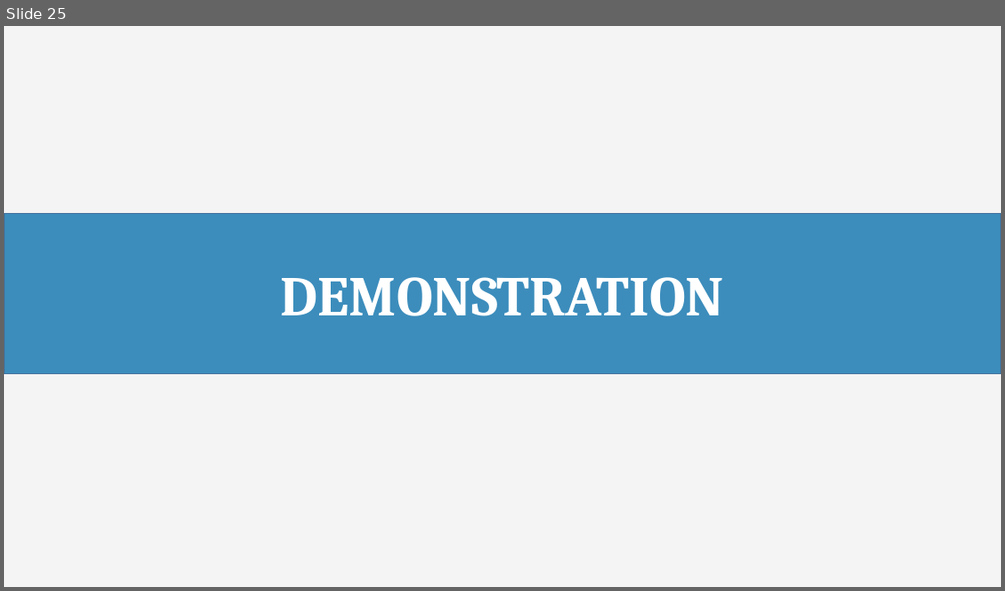
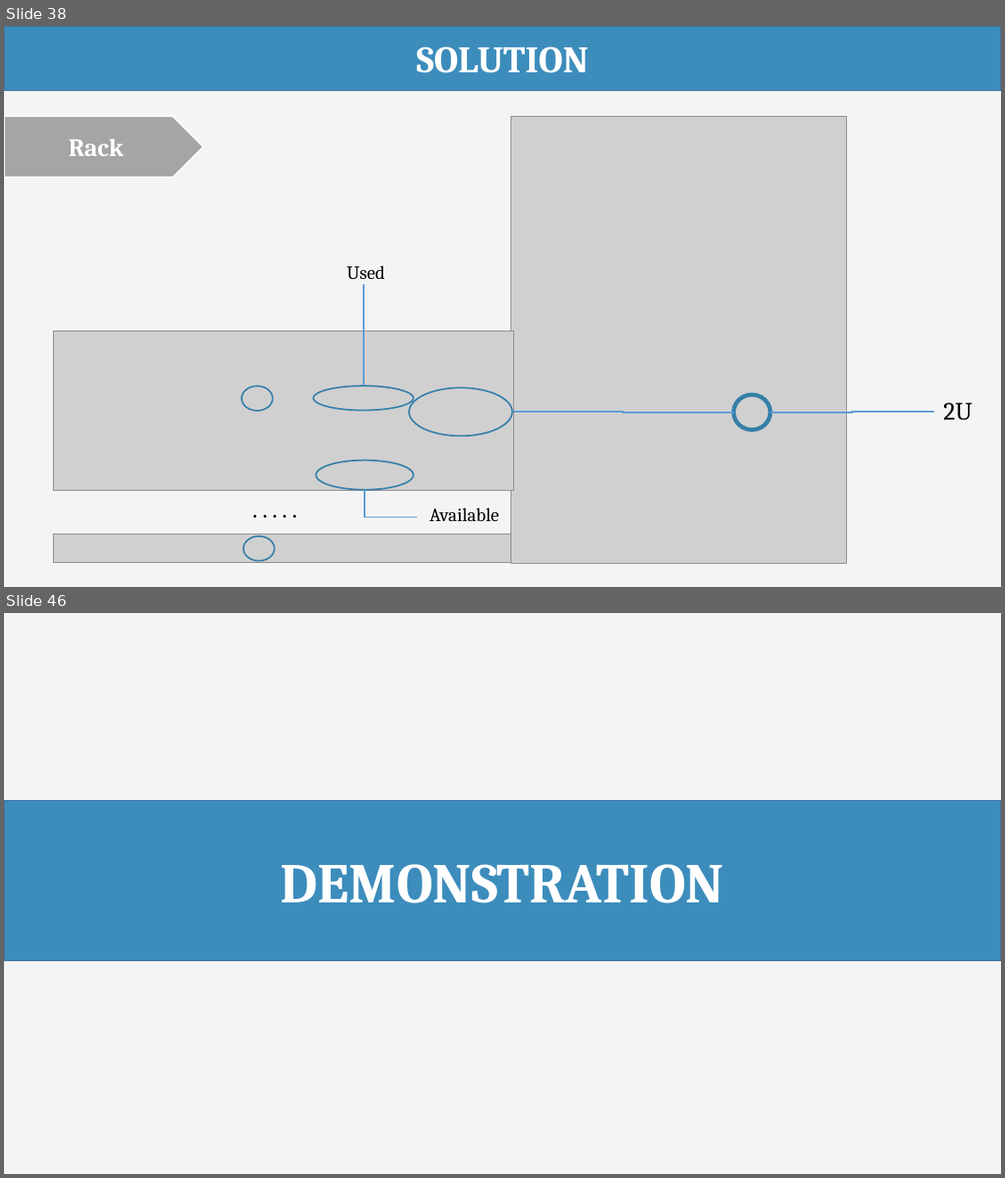
Before and after one commit to haltt051093/IMS-datacenter, a slide deck: Document/Presentation/IMS_20160407_Presentation.pptx. Shown one above the other, each under a label of ours: slide 25 before the commit, slides 38 and 46 after it; the slides between them are not shown. The pictures are 1005x591 and 1005x1178 pixels, drawn with LibreOffice and Linux fonts; fonts in the diff are those of the drawing; grey boxes stand for pictures. Boxes give left, top, right and bottom in pixels: in the first picture for what was removed or moved away, otherwise in the second. Text is boxed around its words. In the diff, an @@ line names an element or a change of style, - is before the commit and + after.

```diff
--- a/Document/Presentation/IMS_20160407_Presentation.pptx
+++ b/Document/Presentation/IMS_20160407_Presentation.pptx
@@ slide 38 added at bbox=[4, 26, 1001, 587], background #F4F4F4 @@
@@ rectangle added at bbox=[4, 26, 1001, 90], fill #3C8DBC, outline #43739E 1 pt, 36 pt, text #FFFFFF, bold @@
+SOLUTION
@@ pentagon arrow added at bbox=[4, 117, 203, 178], fill #A5A5A5, outline #FFFFFF 1.5 pt, 24 pt, text #FFFFFF, bold @@
+Rack
@@ picture added at bbox=[511, 117, 846, 563] @@
@@ text added at bbox=[347, 265, 385, 279], 18 pt, text #000000 @@
+Used
@@ elbow line added from (364, 386) to (364, 285), #5B9BD5 1.5 pt @@
@@ picture added at bbox=[54, 330, 514, 490] @@
@@ ellipse added at bbox=[242, 386, 273, 410], outline #367FA9 1.5 pt @@
@@ ellipse added at bbox=[314, 386, 413, 410], outline #367FA9 1.5 pt @@
@@ ellipse added at bbox=[409, 388, 512, 435], outline #367FA9 1.5 pt @@
@@ ellipse added at bbox=[734, 394, 770, 430], outline #367FA9 4 pt @@
@@ elbow line added from (512, 412) to (734, 412), #5B9BD5 1.5 pt @@
@@ elbow line added from (770, 412) to (934, 412), #5B9BD5 1.5 pt @@
@@ text added at bbox=[943, 402, 971, 420], 24 pt, text #000000 @@
+2U
@@ ellipse added at bbox=[316, 459, 413, 489], outline #367FA9 1.5 pt @@
@@ text added at bbox=[234, 491, 316, 540], 24 pt, text #000000 @@
+. . . . .
@@ elbow line added from (364, 490) to (418, 517), #5B9BD5 1.5 pt @@
@@ text added at bbox=[429, 507, 499, 521], 18 pt, text #000000 @@
+Available
@@ picture added at bbox=[53, 534, 511, 562] @@
@@ ellipse added at bbox=[243, 536, 275, 561], outline #367FA9 1.5 pt @@
@@ what was slide 25 is now slide 46 @@
```
Also in this commit, not shown: 12 slides changed, 35 other slides added, 8 slides removed.
